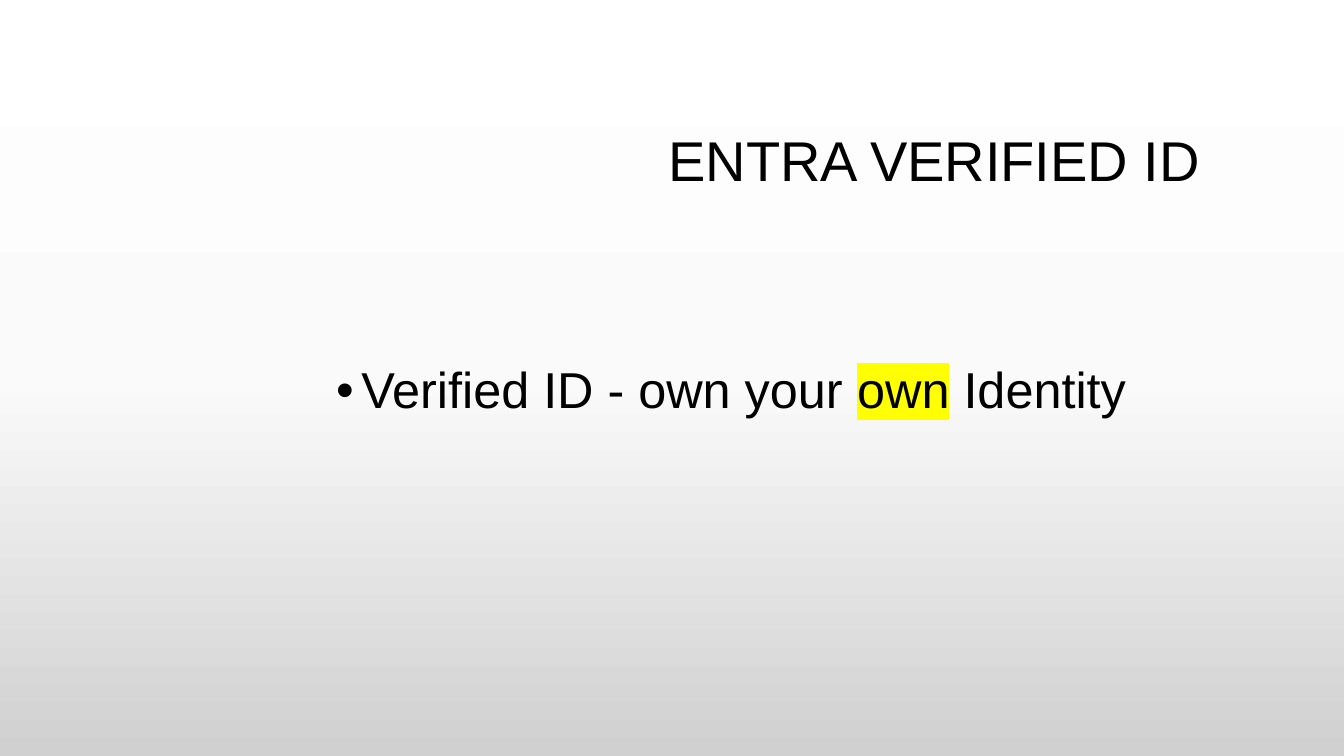
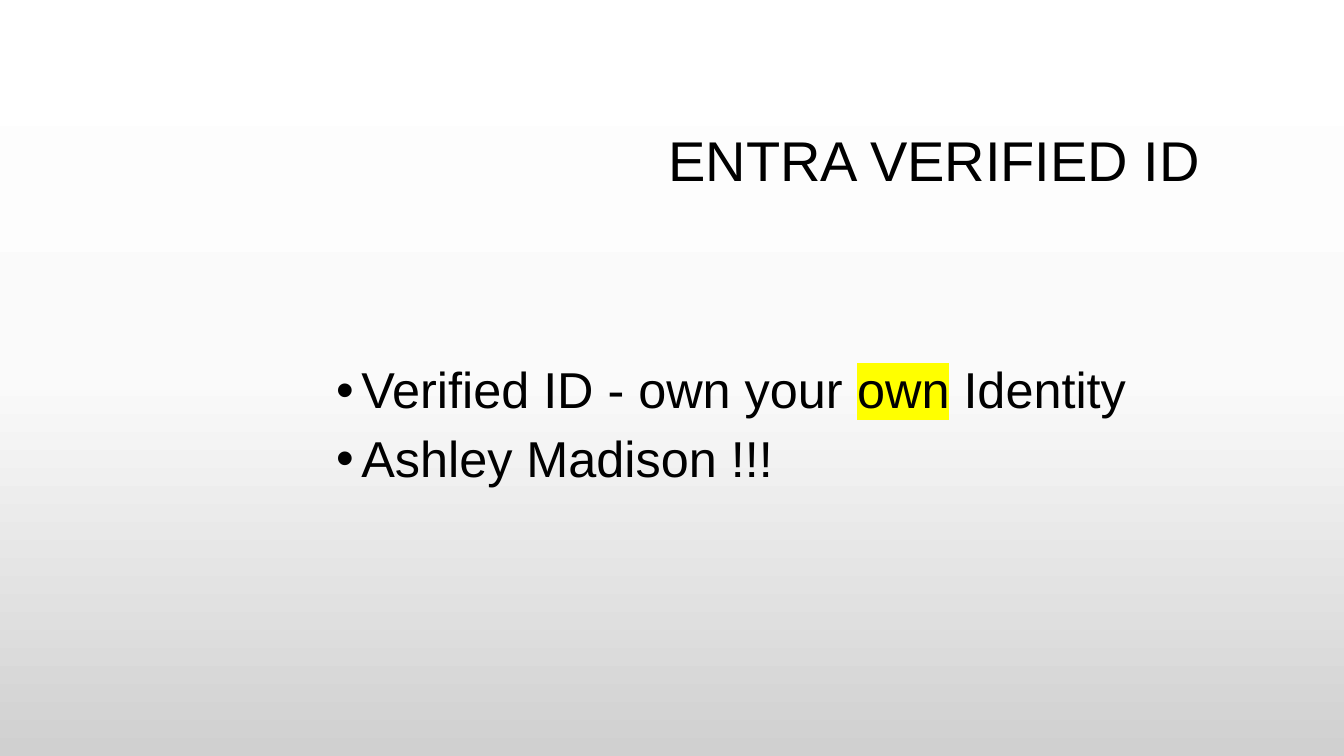
Before and after one commit to rbrayb/Presentations, a slide deck: slide 9 of Entra-CIAM-and-VC/Entra-CIAM-and-VC.pptx (slide 6 before the commit). Drawn at 1344x756 pixels with LibreOffice and Linux fonts; fonts in the diff are those of the drawing; background and template pictures are left out. Boxes give left, top, right and bottom in pixels: in the first picture for what was removed or moved away, otherwise in the second. Text is boxed around its words. In the diff, an @@ line names an element or a change of style, - is before the commit and + after.

```diff
--- a/Entra-CIAM-and-VC/Entra-CIAM-and-VC.pptx
+++ b/Entra-CIAM-and-VC/Entra-CIAM-and-VC.pptx
@@ text at [361, 440, 716, 487]: paragraph added @@
+• Ashley Madison !!!
```
Also in this commit, not shown: 2 other slides changed, 15 slides added, 3 slides removed.
